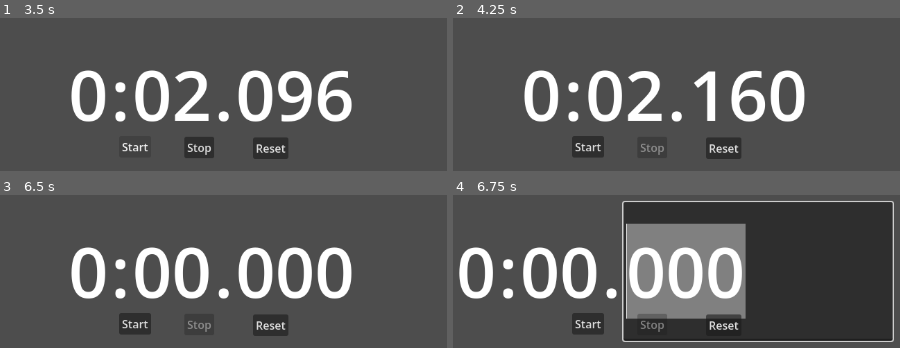
Above: before the commit, frames 1-4 (two rows, left to right).
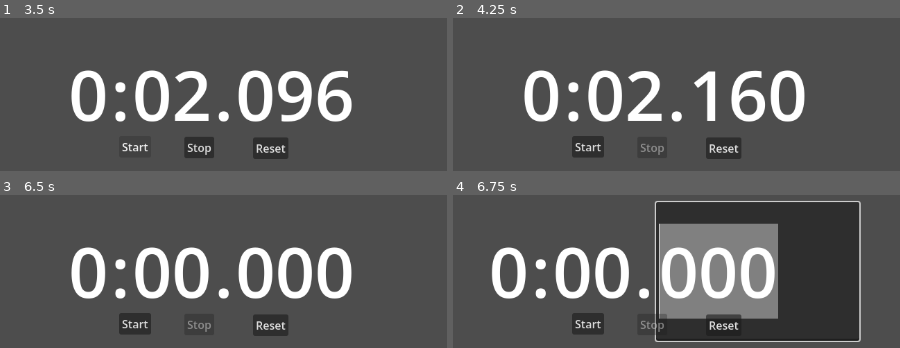
Above: after the commit, the same moments.

Repository: QWQSoftware/qwq-clock
Game: Godot game, scene res://test/qwq_clock_test.tscn
Two runs of this game, one before a commit and one after it. Both use one fixed random seed, a clock stepped at 60 frames per second and the inputs below. The project has no main scene, so this scene is started directly.
Inputs (mouse positions are in pixels of both pictures, inside the frame that each line leads up to):
- Up to frame 1 (3.5 s): click "Start" at 0.5 s; click "Start" at 1.25 s; click "Stop" at 2 s; click "Start" at 2.75 s
- Up to frame 2 (4.25 s): click "Stop" at 3.5 s
- Up to frame 3 (6.5 s): click "Reset" at 4.25 s; move the mouse to (outside the picture) at 5.02 s; click (outside the picture) at 5.17 s; move the mouse to (outside the picture) at 5.77 s; click (outside the picture) at 5.92 s
- Up to frame 4 (6.75 s): move the mouse to (788, 279) at 6.52 s; click (788, 279) at 6.67 s

Frames 1-3 are identical in both runs. In frame 4, 30% of the frame differs, in the area x 1-99%, y 3-97%.

Commit message:
fix: regular size for line edits

Diff:
--- a/qwq_clock.tscn
+++ b/qwq_clock.tscn
@@ -33,6 +33,7 @@
 [node name="MinuteEdit" type="LineEdit" parent="HBoxContainer/MarginContainer" unique_id=375880972]
 visible = false
 layout_mode = 2
+theme_override_constants/minimum_character_width = 1
 theme_override_font_sizes/font_size = 100
 
 [node name="MinuteLabel" type="Label" parent="HBoxContainer/MarginContainer" unique_id=1964042255]
@@ -58,6 +59,7 @@
 [node name="SecondEdit" type="LineEdit" parent="HBoxContainer/MarginContainer2" unique_id=64230413]
 visible = false
 layout_mode = 2
+theme_override_constants/minimum_character_width = 2
 theme_override_font_sizes/font_size = 100
 
 [node name="SecondMillisecondSeperaor" type="Label" parent="HBoxContainer" unique_id=299465287]
@@ -71,6 +73,7 @@
 [node name="MillisecondEdit" type="LineEdit" parent="HBoxContainer/MarginContainer3" unique_id=71540837]
 visible = false
 layout_mode = 2
+theme_override_constants/minimum_character_width = 3
 theme_override_font_sizes/font_size = 100
 
 [node name="MillisecondLabel" type="Label" parent="HBoxContainer/MarginContainer3" unique_id=1933290657]
